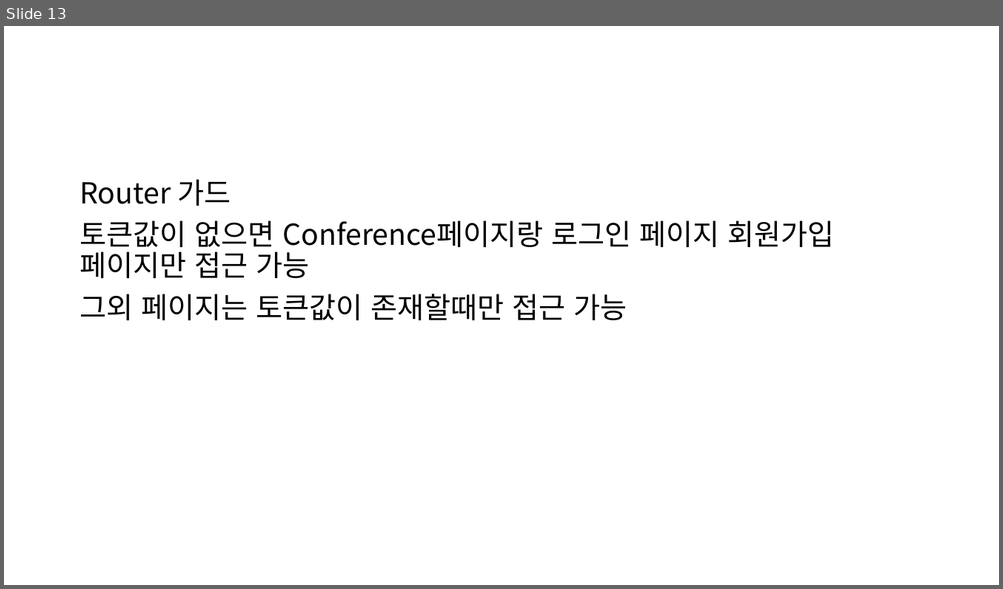
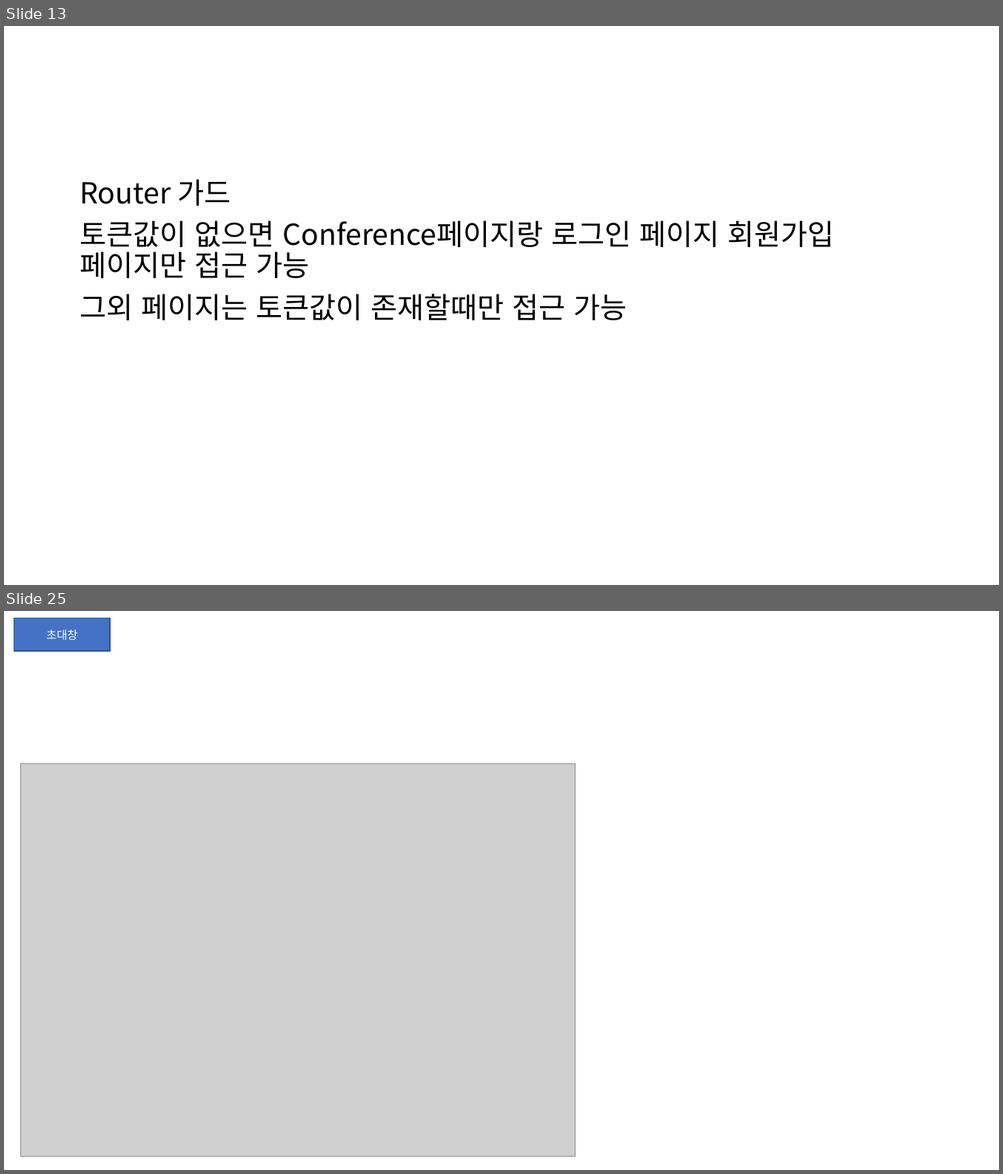
Before and after one commit to JongHoonJang/DEMEET, a slide deck: STUDY/jang/components.pptx. Shown one above the other, each under a label of ours: slide 13 before the commit, slides 13 and 25 after it; the slides between them are not shown. The pictures are 1003x589 and 1003x1174 pixels, drawn with LibreOffice and Linux fonts; fonts in the diff are those of the drawing; grey boxes stand for pictures. Boxes give left, top, right and bottom in pixels: in the first picture for what was removed or moved away, otherwise in the second. Text is boxed around its words. In the diff, an @@ line names an element or a change of style, - is before the commit and + after.

```diff
--- a/STUDY/jang/components.pptx
+++ b/STUDY/jang/components.pptx
@@ slide 25 added at box(4, 611, 999, 1170), background #FFFFFF @@
@@ rectangle added at box(14, 618, 110, 651), fill #4472C4, outline #325491 1 pt, 11 pt, text #FFFFFF @@
+초대창
@@ picture added at box(20, 764, 575, 1156) @@
```
Also in this commit, not shown: 5 slides changed, 11 other slides added, 1 other file.
